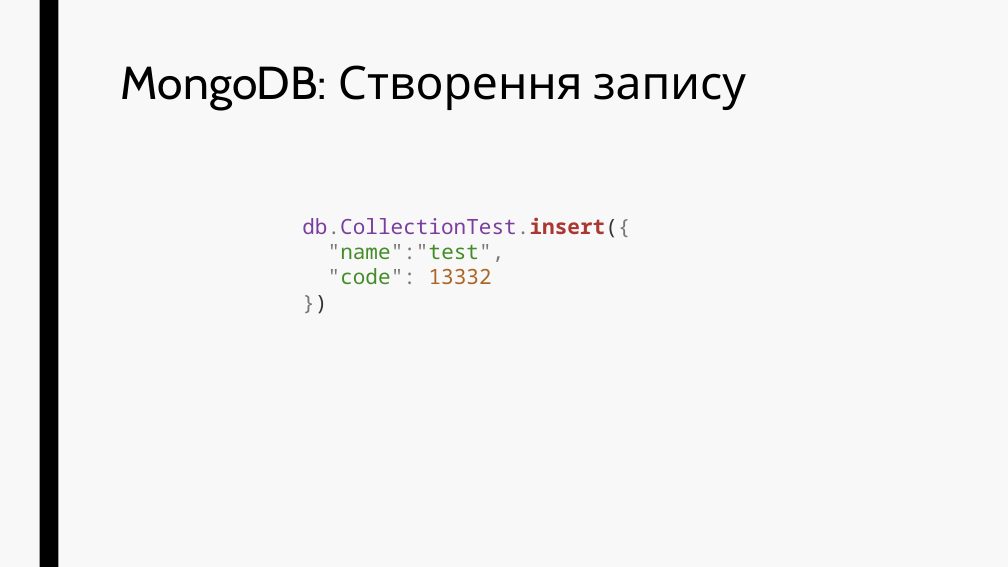
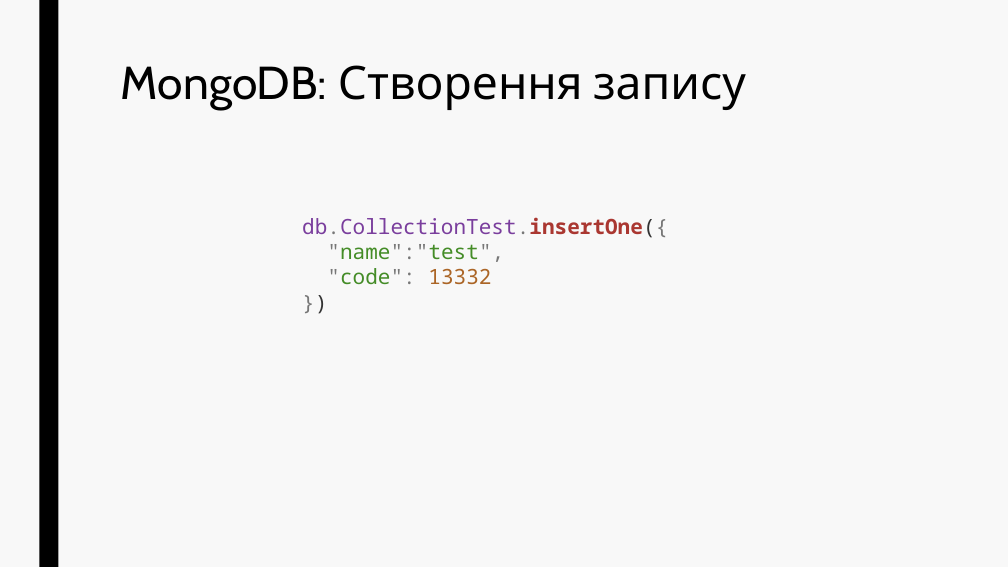
Before and after one commit to vitaliipolovyi/web-part2, a slide deck: slide 57 of Lectures/Presentations/MongoDB P.1.pptx. Drawn at 1008x567 pixels with LibreOffice and Linux fonts; fonts in the diff are those of the drawing. Boxes give left, top, right and bottom in pixels: in the first picture for what was removed or moved away, otherwise in the second. Text is boxed around its words. In the diff, an @@ line names an element or a change of style, - is before the commit and + after.

```diff
--- a/Lectures/Presentations/MongoDB P.1.pptx
+++ b/Lectures/Presentations/MongoDB P.1.pptx
@@ text at <box>302,217,668,238</box>: text changed @@
-db.CollectionTest.insert({
+db.CollectionTest.insertOne({
```
Also in this commit, not shown: 18 other slides changed, 10 other files.
